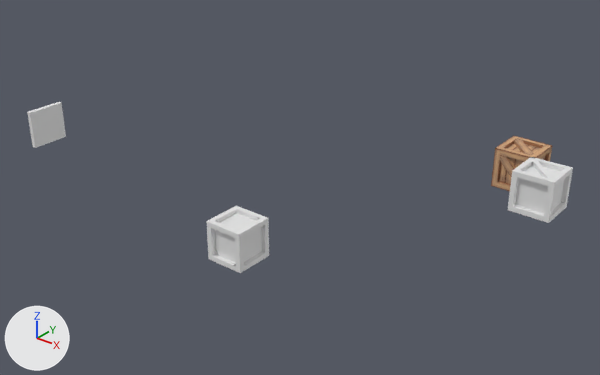
Two versions of the FBX model SmileGameJam/Assets/resource/box/box.FBX, one commit apart.
The view is the same before and after, from a 50 mm camera at (9.15, -23.64, 12.33) aimed at (-7.56, -2.75, -0.63). The lights are fixed; the arrows at lower left show +X, +Y and +Z. Where no turn or scale is listed for an object, it has been applied to the vertices.

The first picture shows '009', '011', 'Box001', 'Box002'.
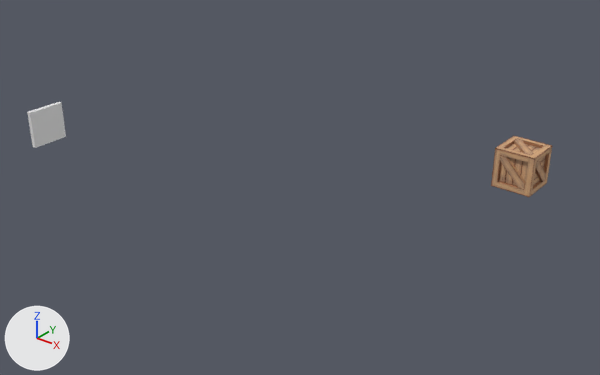
The change in detail:
Object 'Box001' (ob_box001) is deleted.
Object '009' (ob_009) is deleted.

Location of each change, (x1, y1, x2, y2) in pixels of the pictures (600 x 375 px):
'009', deleted: before (206, 206, 269, 273)
'Box001', deleted: before (508, 157, 573, 223)
